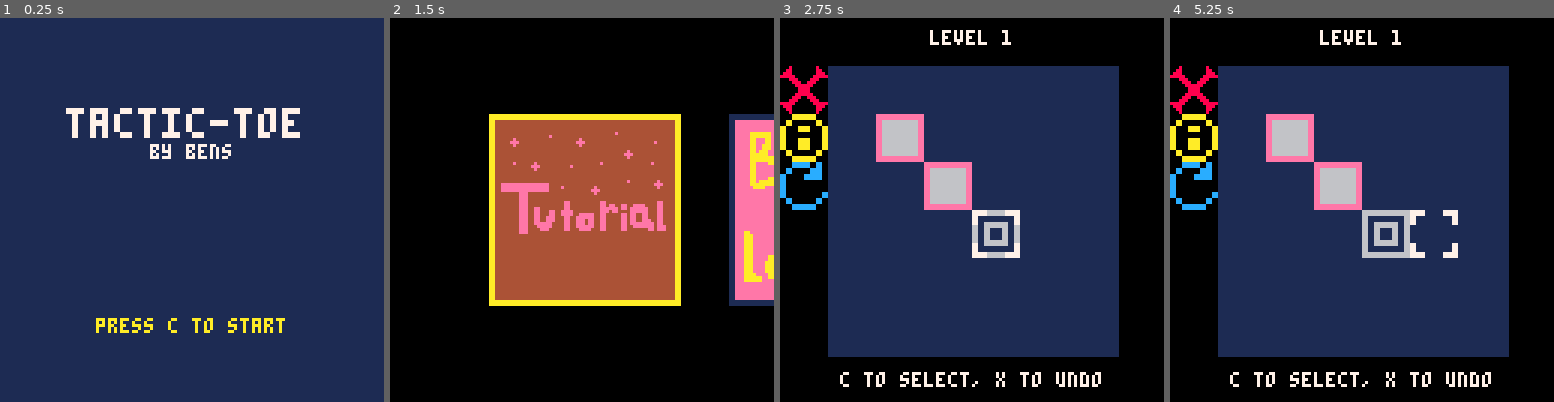
Above: before the commit, frames 1-4 (left to right).
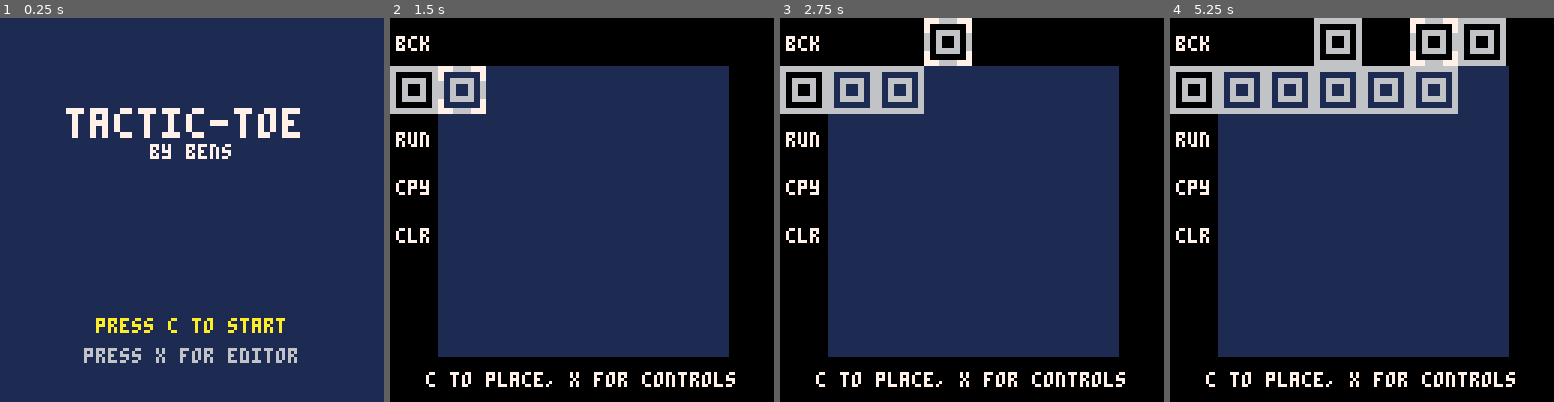
Above: after the commit, the same moments.

Repository: apineapple/tactic-toe
Game: PICO-8 cartridge game/puzzle.p8
Same seed, same stepped clock (60 frames per second), same inputs: the game is played once before the commit and once after it.
Inputs:
- Up to frame 1 (0.25 s): no input
- Up to frame 2 (1.5 s): tap X (X key) at 0.33, 1.07 s; tap O (Z key) at 0.7 s
- Up to frame 3 (2.75 s): hold Right 1.6-2.1 s; tap O (Z key) at 1.7, 2.1, 2.5 s; tap X (X key) at 1.85 s; hold Up 2.15-2.42 s; hold Right from 2.47 s (still down)
- Up to frame 4 (5.25 s): tap O (Z key) every 0.4 s from 2.9 to 4.9 s; tap X (X key) at 2.97, 4.08, 5.2 s; release Right at 3.03 s; hold Left 3.08-3.58 s; hold Down 3.63-3.97 s; hold Right 4.02-4.68 s; hold Up 4.73-5.03 s; hold Left from 5.08 s (still down)

The runs differ from the first frame. In frame 1, 0.9% of the frame differs, in the area x 21-78%, y 85-90%; in frame 2, 66%, in the area x 0-100%, y 4-97%; in frame 3, 11%; in frame 4, 17%.

Commit message:
Add files via upload

Diff:
--- /dev/null
+++ b/game/editor.p8
@@ -0,0 +1,112 @@
+pico-8 cartridge // http://www.pico-8.com
+version 42
+__lua__
+estr = ""
+cspr = 42
+code = -1
+elvl = {}
+eg=0
+
+
+function draw_editor()
+ rectfill(16,16,112,112,1)
+ for i=1,#elvl do
+ 	spr(elvl[i][4],elvl[i][1]*16,elvl[i][2]*16,2,2)
+ end
+
+ spr(cspr,0,16,2,2)
+
+ spr(cspr,x*16,y*16,2,2)
+ spr(38,x*16,y*16,2,2)
+
+ color(7)
+
+ txt="c to place, x for controls"
+ print(txt, 64-#txt*2, 118,7)
+ print("bck", 2, 6, 7)
+ print("run", 2, 38, 7)
+ print("cpy", 2, 54, 7)
+ print("clr", 2, 70, 7)
+end
+
+function update_editor()
+		if (btnp(⬅️) and x>0) x-=1
+		if (btnp(➡️) and x<7) x+=1
+		if (btnp(⬆️) and y>0) y-=1
+		if (btnp(⬇️) and y<7) y+=1
+
+end
+
+function editor_x()
+ if (x==0) then
+ 	if(y==0) then
+ 		mode="title"
+ 	elseif(y==1) then
+ 	 if (cspr == 36) then
+			cspr = 42
+			code=-1
+			elseif (cspr == 42) then
+				cspr = 64
+				code+=1
+			elseif (cspr == 64) then
+				cspr = 66
+				code+=1
+			elseif (cspr == 66) then
+				cspr = 68
+				code+=1
+			elseif (cspr == 68) then
+				cspr = 36
+			end
+		elseif((y==2 or y==3) and eg==0) then
+ 		extcmd("needs goal")
+		elseif(y==3 and eg==1) then
+ 		estr = "{"
+			for i=1,#elvl do
+	 		estr=estr .. "{" .. tostr(elvl[i][1]) .. "," .. tostr(elvl[i][2]) .. "," .. tostr(elvl[i][3]) .. "},"
+	  end
+			estr= estr.."},"
+			printh(estr, "@clip")
+			extcmd("copied!")
+		elseif(y==2) then
+		 lp=6
+			add(lvls[lp],elvl,1)
+			ml[lp]+=1
+   b=lvls[lp]
+			mode="select"
+			setup_ls()
+ 	elseif(y==4) then
+ 		elvl={}
+ 	end
+ end
+end
+
+function editor_c()
+		if(cspr==36) then
+		 for i=1,#elvl do
+  		if (x==elvl[i][1] and y==elvl[i][2]) then
+  			del(elvl,elvl[i])
+  			break
+  		end
+   end
+		else
+			for i=1,#elvl do
+  		if (x==elvl[i][1] and y==elvl[i][2] and code!=elvl[i][3]) then
+  			del(elvl,elvl[i])
+  			break
+  		end
+  	end
+  	if (code==-1) then
+  		eg=1
+  		add(elvl,{x,y,code,cspr},1)
+  	else
+  	 add(elvl,{x,y,code,cspr})
+  	end
+	 end
+end
+__gfx__
+00000000000000000000000000000000000000000000000000000000000000000000000000000000000000000000000000000000000000000000000000000000
+00000000000000000000000000000000000000000000000000000000000000000000000000000000000000000000000000000000000000000000000000000000
+00700700000000000000000000000000000000000000000000000000000000000000000000000000000000000000000000000000000000000000000000000000
+00077000000000000000000000000000000000000000000000000000000000000000000000000000000000000000000000000000000000000000000000000000
+00077000000000000000000000000000000000000000000000000000000000000000000000000000000000000000000000000000000000000000000000000000
+00700700000000000000000000000000000000000000000000000000000000000000000000000000000000000000000000000000000000000000000000000000
--- a/game/puzzle.p8
+++ b/game/puzzle.p8
@@ -2,11 +2,13 @@
 version 42
 __lua__
 -- puzzle demo
+-- puzzle demo
 -- by bens
 
 #include levels.p8
 #include tutorial.p8
 #include parts.p8
+#include editor.p8
 
 --availble blocks
 a={{-1,-1},{-1,-1},{-1,-1},{-1,-1},{-1,-1},{-1,-1},{-1,-1},{-1,-1}}
@@ -46,7 +48,7 @@
 ls_levelstart=1
 ls_shift=-12
 t_step=0
---ls_unlocked[2]=#lvls[2]
+ls_unlocked[5]=#lvls[5]
 --ls_unlocked[3]=#lvls[3]
 
 function _init()
@@ -69,10 +71,14 @@
  	color(10)
  	txt="press c to start"
  	print(txt,64-#txt*2,100)
+ 	txt="press x for editor"
+ 	print(txt,64-#txt*2,110, 6)
  elseif (mode=="tutorial") then
  	draw_tutorial()
+ elseif (mode=="editor") then
+ 	draw_editor()
 	elseif (mode=="select") then
- --draw all level tabs
+  --draw all level tabs
 	 for i=1,ml[lp]-1 do
 	 	print("level "..i,16,69+12*i+ls_shift,6)
 	 end
@@ -105,7 +111,7 @@
 	elseif (mode=="hint") then
 		hint_design()
 	elseif mode=="lpack" then
-	 if(-1*(lp-1)*80>lpshift) lpshift += 8
+		if(-1*(lp-1)*80>lpshift) lpshift += 8
 	 if(-1*(lp-1)*80<lpshift) lpshift -= 8
 		for i=1,#lplogos do
 			draw_lpack(lplogos[i],lpshift+32+(i-1)*80,32)
@@ -236,6 +242,8 @@
   end
 	elseif mode=="tutorial" then
 		update_tutorial()
+	elseif mode=="editor" then
+		update_editor()
 	end
 
 	if (l[lp]==ml[lp]) return -- done
@@ -265,6 +273,7 @@
 			if(btnp(⬆️)and mselect>1) mselect-=1
 			if(btnp(⬇️)and mselect<3)mselect+=1
 			if(btnp(🅾️)) press_c()
+			if(btnp(❎)) press_x()
 			return
 		end
   set_g()
@@ -283,7 +292,7 @@
 		if (btnp(⬆️) and l[lp]-1!=0) l[lp]-=1
 		if (btnp(⬇️) and l[lp]+1!=ml[lp]) l[lp]+=1
   set_g()
-	elseif (lock == 0) then
+	elseif (lock == 0 and mode!="editor") then
 		if (btnp(⬅️) and (x>1 or (x==1 and y<4))) x-=1
 		if (btnp(➡️) and x!=6) x+=1
 		if (btnp(⬆️) and y!=1) y-=1
@@ -296,7 +305,7 @@
 		end
 
 	--movement locked
-	else
+	elseif (mode!="editor") then
 		gf=44
   		rx=x ry=y
 		if (btnp(⬆️)) ry=y-1
@@ -320,14 +329,10 @@
 	end
 
 	--undo
-	if (btnp(5) and mode=="level") then
-			press_x()
-	end
+	if(btnp(❎)) press_x()
 
 	--select
-	if (btnp(4)) then
-		press_c()
-	end
+ if(btnp(🅾️)) press_c()
 end
 
 --reg block behavior
@@ -353,20 +358,21 @@
 end
 
 function hint_design()
-	cls()
+	cls(1)
+	rectfill(80,27,100,37, 0)
 	color(7)
-	print("goal: get a bl to all g", 10, 10)
-	print("becomes    >",40,24)
-	print("arrows move", 10, 66)
-	print("press x to undo", 10, 80)
-	color(10)
-	print("press c to select", 10, 100)
-	spr(1,96,8)
-	spr(2,58,8)
-	spr(2,20,22)
-	spr(2,28,22)
-	spr(2,72,22)
-	spr(2,90,22)
+	txt = "hint options"
+	print(txt, 64-#txt*2, 10)
+	line(35, 18, 93, 18)
+
+	print("three moves left: off", 10, 30)
+
+	print("highlight winning block: off", 10, 45)
+
+	txt = "back"
+	print(txt, 64-#txt*2, 110)
+
+
 end
 
 function buttons()
@@ -402,6 +408,8 @@
 elseif(mode=="lpack") then
 	mode="select"
 	setup_ls()
+elseif mode=="editor" then
+ editor_c()
 elseif(mode=="hint" or mode=="select")then
 	mode="level"
 	x=b[l[lp]][1][1]
@@ -463,7 +471,13 @@
 end
 
 function press_x()
-		if(mode=="select")then
+		if (mode=="title") then
+	  mode="editor"
+	 elseif mode=="lpack" then
+   mode="title"
+	 elseif mode=="editor" then
+   editor_x()
+		elseif(mode=="select")then
 			mode="lpack"
    lpshift=-80*(lp-1)
 		elseif(mode=="level" and lock==1) then
@@ -478,7 +492,7 @@
 
 
 function contains(px,py)
-	if (px>7or px<1or py>7or py<1) then
+	if (px>7or px<0 or py>7or py<0) then
 		return false
 	end
 
@@ -738,52 +752,76 @@
 
 
 
-…(49 lines of a section not shown)…
+__map__
+0000000000000000000000000000000000000000000000000000000000000000000000000000000000000000000000000000000000000000000000000000000000000000000000000000000000000000000000000000000000000000000000000000000000000000000000000000000000000000000000000000000000000000
+0000000000000000000000000000000000000000000000000000000000000000000000000000000000000000000000000000000000000000000000000000000000000000000000000000000000000000000000000000000000000000000000000000000000000000000000000000000000000000000000000000000000000000
+0000000300030000000000000000000000000000000000000000000000000000000000000000000000000000000000000000000000000000000000000000000000000000000000000000000000000000000000000000000000000000000000000000000000000000000000000000000000000000000000000000000000000000
+0000000004000003000000000000000000000000000000000000000000000000000000000000000000000000000000000000000000000000000000000000000000000000000000000000000000000000000000000000000000000000000000000000000000000000000000000000000000000000000000000000000000000000
+0000000300030000030000000000000000000000000000000000000000000000000000000000000000000000000000000000000000000000000000000000000000000000000000000000000000000000000000000000000000000000000000000000000000000000000000000000000000000000000000000000000000000000
+0000000000000003000000000000000000000000000000000000000000000000000000000000000000000000000000000000000000000000000000000000000000000000000000000000000000000000000000000000000000000000000000000000000000000000000000000000000000000000000000000000000000000000
+0000000300030000000000000000000000000000000000000000000000000000000000000000000000000000000000000000000000000000000000000000000000000000000000000000000000000000000000000000000000000000000000000000000000000000000000000000000000000000000000000000000000000000
+…(65 lines of a section not shown)…
Not shown, changed: 113 lines of the sprite sheet (__gfx__) section of game/puzzle.p8
